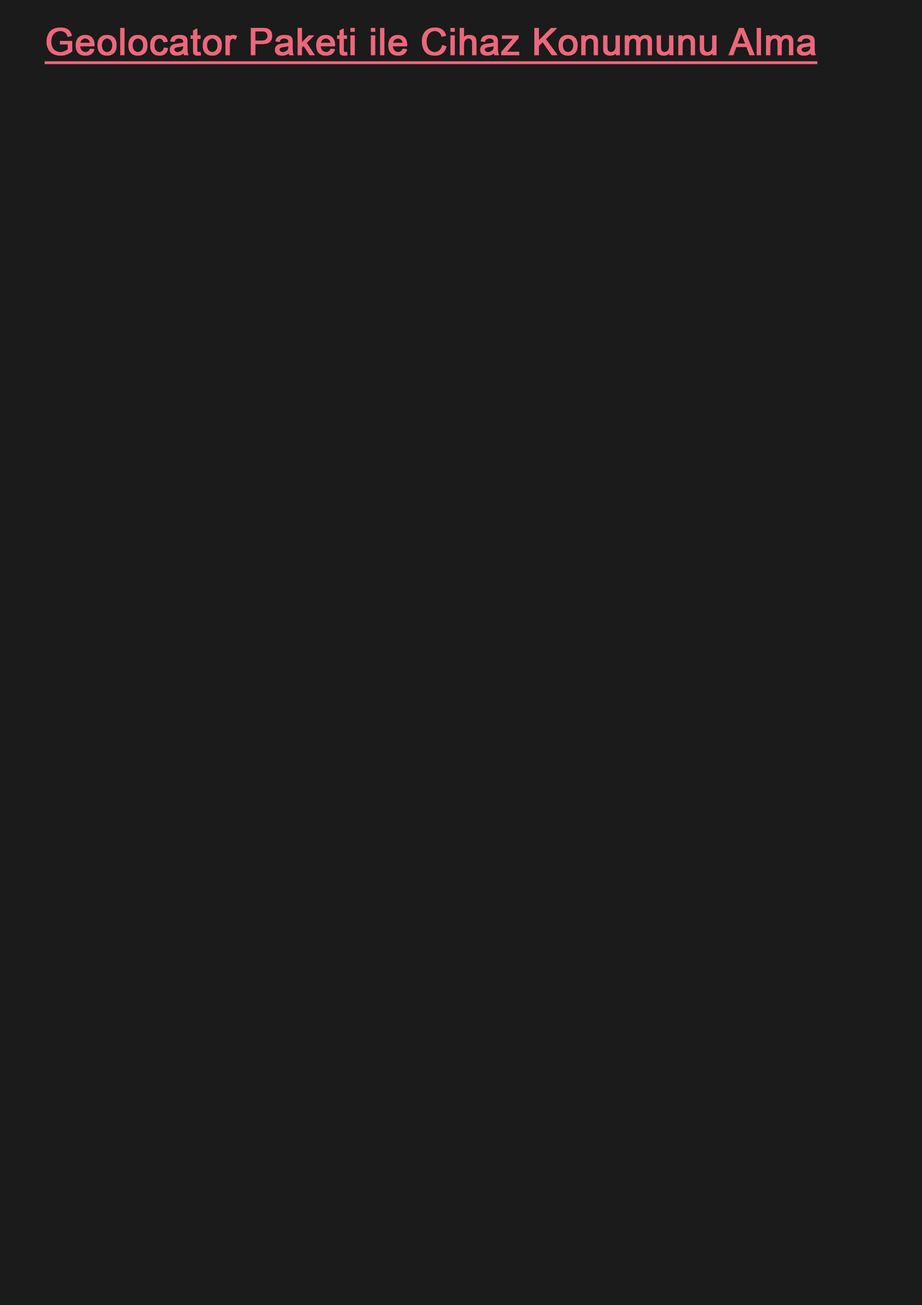
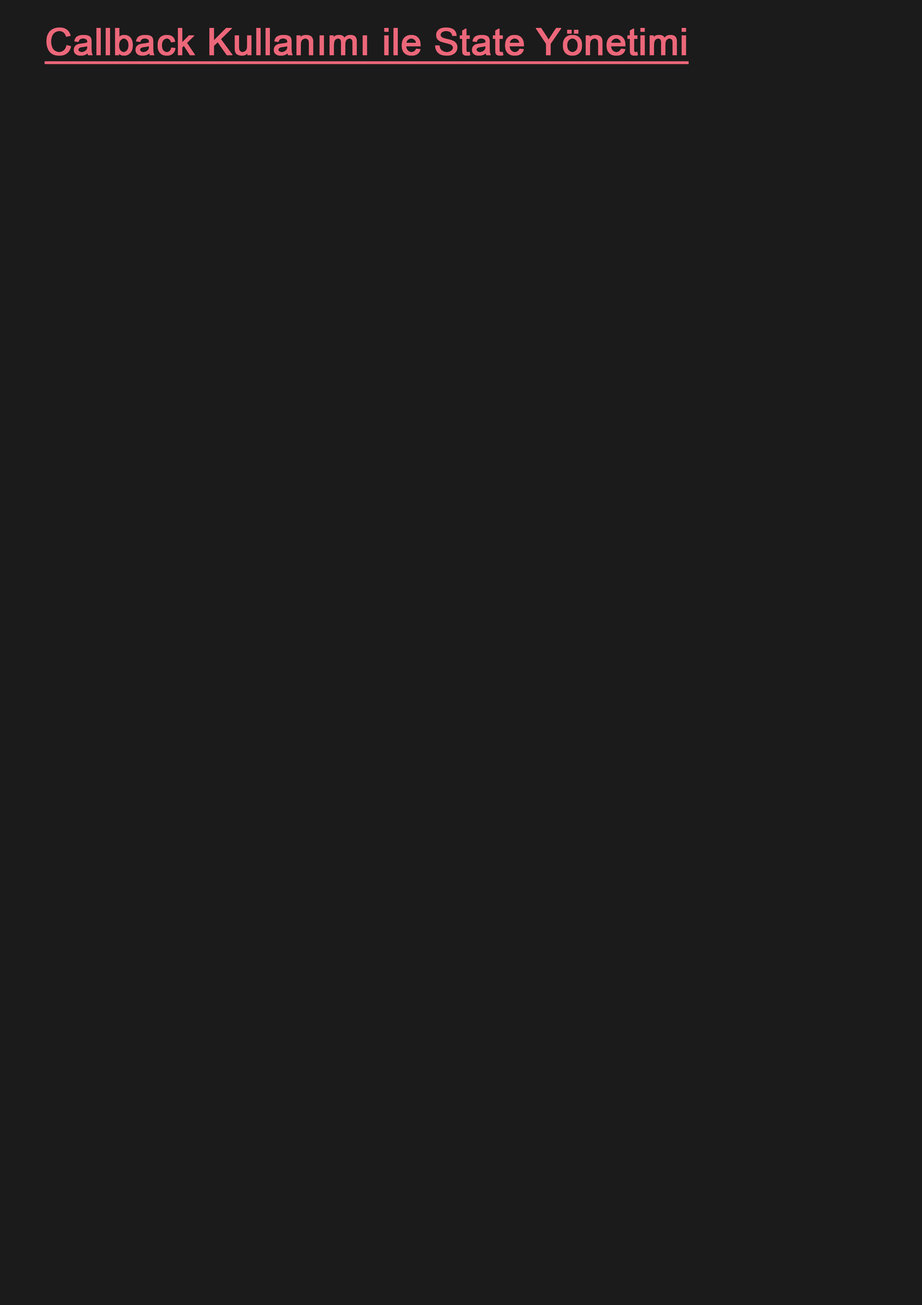
Layers edited between the first and the second w=922, h=1305 image:
renamed "Geolocator Paketi ile Cihaz Konumunu Alma" to "Callback Kullanımı ile State Yönetimi", painted on it over [46, 27, 818, 65]
